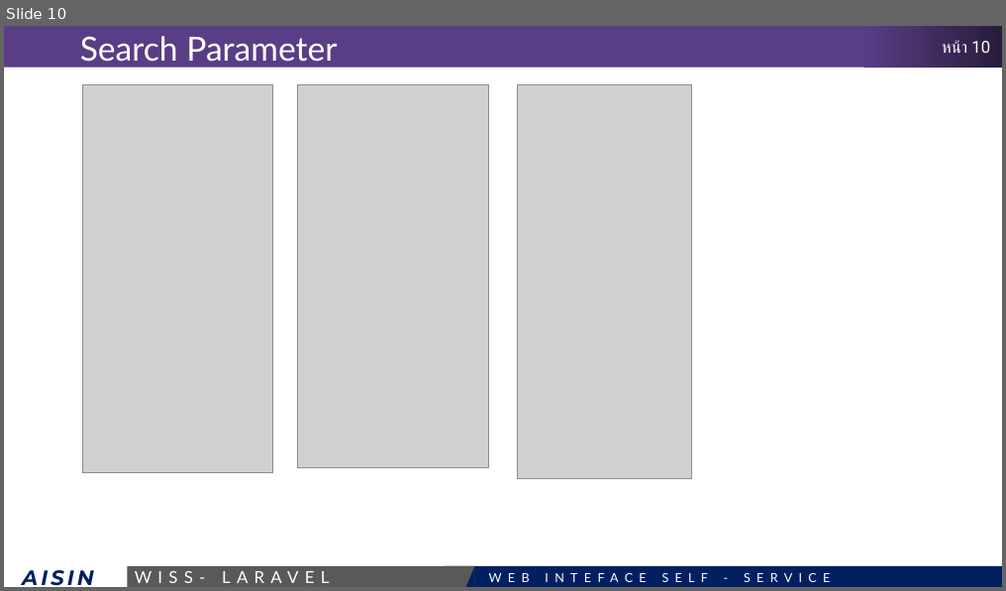
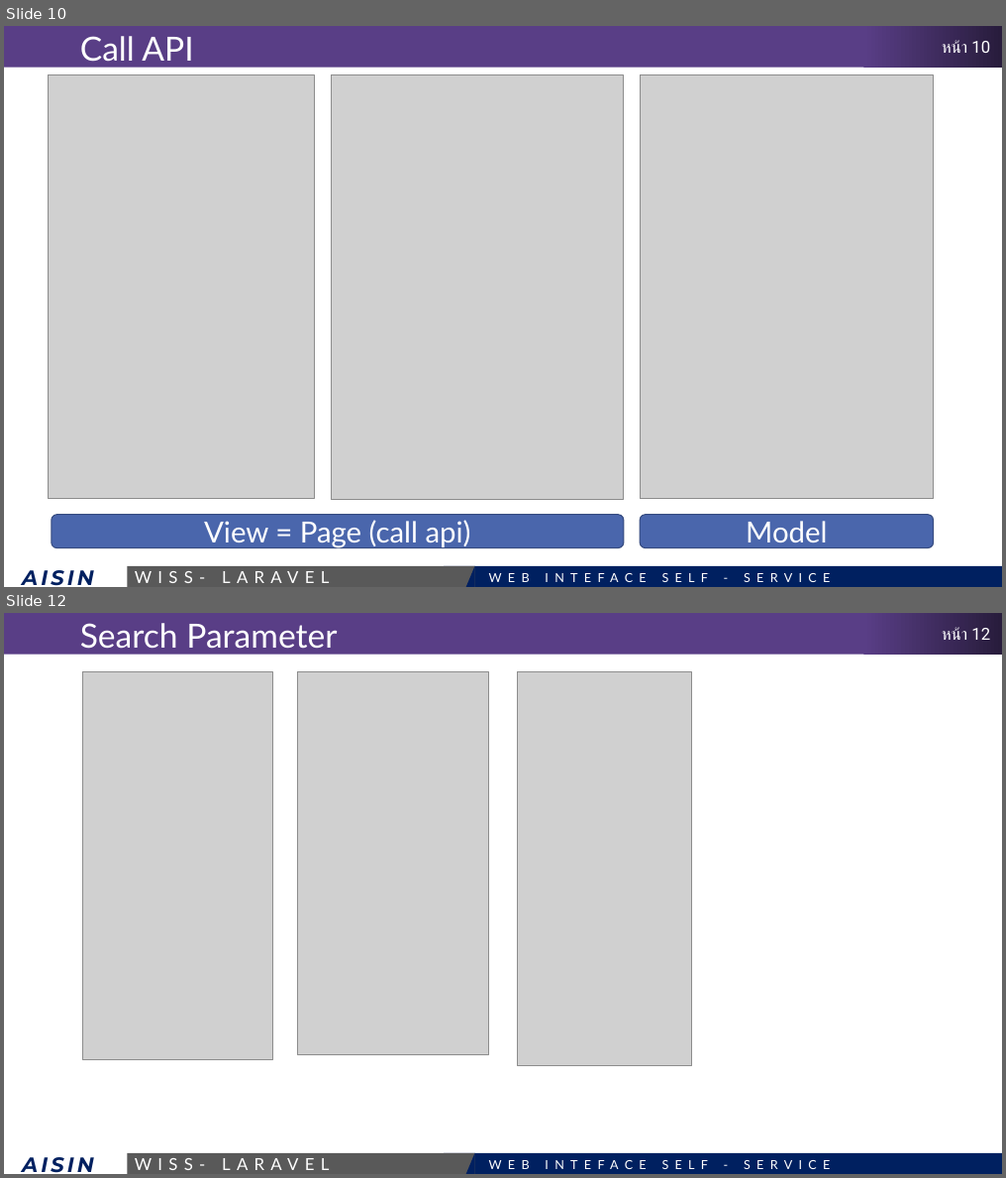
Before and after one commit to traitet/wissflutter01, a slide deck: documents/WISSFLUTTER01_DOC_REV1.pptx. Shown one above the other, each under a label of ours: slide 10 before the commit, slides 10 and 12 after it; the slides between them are not shown. The pictures are 1006x591 and 1006x1178 pixels, drawn with LibreOffice and Linux fonts; fonts in the diff are those of the drawing; grey boxes stand for pictures. Boxes give left, top, right and bottom in pixels: in the first picture for what was removed or moved away, otherwise in the second. Text is boxed around its words. In the diff, an @@ line names an element or a change of style, - is before the commit and + after.

Commit message:
doc

```diff
--- a/documents/WISSFLUTTER01_DOC_REV1.pptx
+++ b/documents/WISSFLUTTER01_DOC_REV1.pptx
@@ slide 10 added at [4,26,1002,587], background #FFFFFF; not listed: 8 template elements that a slide beside it also shows @@
@@ title added at [80,36,193,68], 32 pt, text #FFFFFF @@
+Call API
@@ picture added at [49,76,314,499] @@
@@ picture added at [332,76,624,500] @@
@@ picture added at [640,76,933,499] @@
@@ rounded rectangle added at [52,515,624,549], fill #4A66AC, outline #374B7F 1 pt, 28 pt, text #FFFFFF @@
+View = Page (call api)
@@ rounded rectangle added at [640,515,933,549], fill #4A66AC, outline #374B7F 1 pt, 28 pt, text #FFFFFF @@
+Model
@@ what was slide 10 is now slide 12 @@
@@ page number at [942,627,990,640]: text changed @@
-หน้า 10
+หน้า 12
```
Also in this commit, not shown: 1 slide changed, 1 other slide added.
